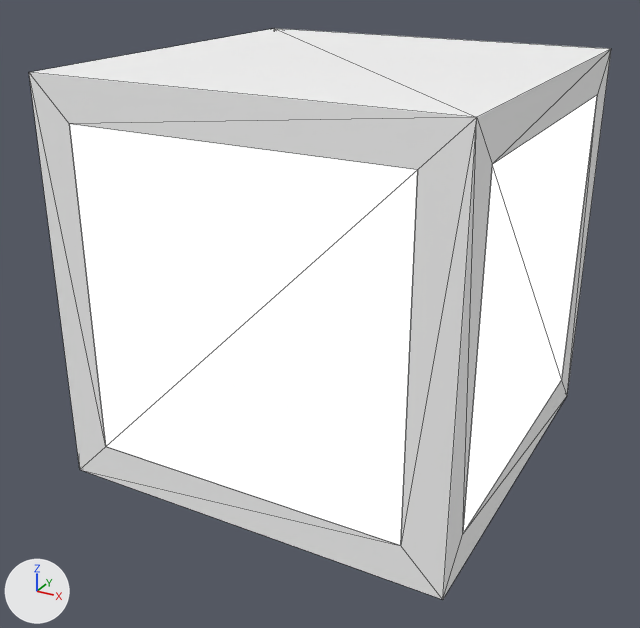
Renders of the COLLADA model models/cube_C/meshes/cube_C.dae from each side of a commit.
The view is the same before and after, from a camera (50 mm lens) standing at (0.0489, -0.095, 0.0644) and looking at (-0.0013, -0.0038, 0.0188). The lights are fixed; the arrows at lower left show +X, +Y and +Z. Mesh edges are drawn as thin lines. Where no turn or scale is listed for an object, it has been applied to the vertices.

The first picture shows 'instance_0', 'instance_0.001', 'instance_0.004'.
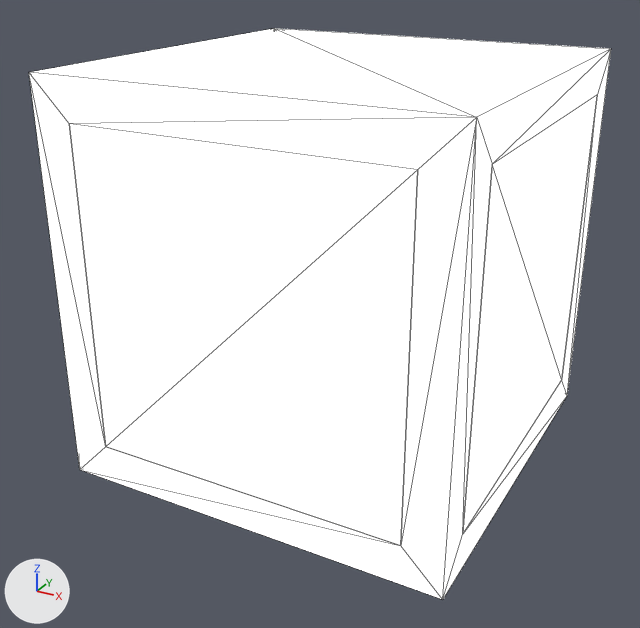
What the commit changed:
In material 'material_3.002' (mat_material_3_002), emission_strength is now set to 1.0.

Changed parts and their boxes [x1, y1, x2, y2] in the pictures (640 x 628 px):
'instance_0', surface changed (grey to white): [29, 28, 611, 599] in both
